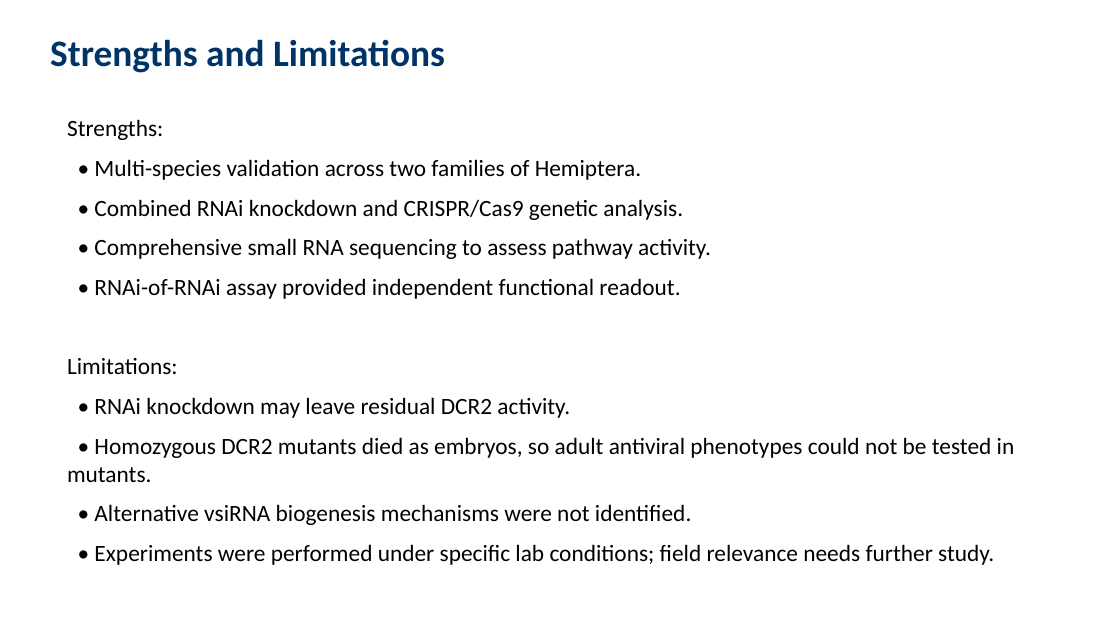
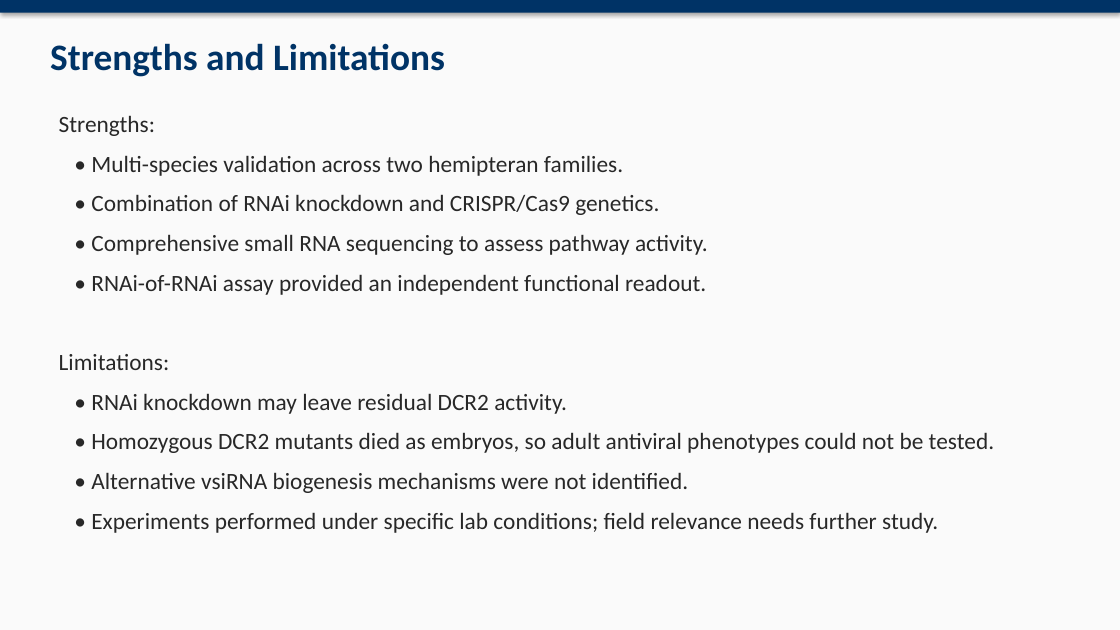
Before and after one commit to David-Mwania/Mwania-Project, a slide deck: slide 14 of Mwania Project/RNAi_Hemiptera_Presentation.pptx (slide 12 before the commit). Drawn at 1120x630 pixels with LibreOffice and Linux fonts; fonts in the diff are those of the drawing. Boxes give left, top, right and bottom in pixels: in the first picture for what was removed or moved away, otherwise in the second. Text is boxed around its words. In the diff, an @@ line names an element or a change of style, - is before the commit and + after.

Commit message:
Improve presentation design and embed paper figures

```diff
--- a/Mwania Project/RNAi_Hemiptera_Presentation.pptx
+++ b/Mwania Project/RNAi_Hemiptera_Presentation.pptx
@@ rectangle added at (x1=0, y1=0, x2=1120, y2=630), fill #FAFAFA @@
@@ rectangle added at (x1=0, y1=0, x2=1120, y2=13), fill #003366 @@
@@ text "Strengths and Limitations" moved from (x1=50, y1=39, x2=445, y2=73) to (x1=50, y1=43, x2=445, y2=77) @@
@@ text "Strengths:" moved from (x1=67, y1=119, x2=1015, y2=565) to (x1=59, y1=115, x2=994, y2=533) @@
@@ text at (x1=59, y1=115, x2=708, y2=493): text colour #000000 to #282828 in "Strengths:", "• Comprehensive small RNA sequencing to assess ...", "Limitations:", "• RNAi knockdown may leave residual DCR2 ..." and 1 more places @@
@@ text at (x1=91, y1=155, x2=659, y2=215): text changed; text colour #000000 to #282828 @@
-• Multi-species validation across two families of Hemiptera.
-• Combined RNAi knockdown and CRISPR/Cas9 genetic analysis.
+• Multi-species validation across two hemipteran families.
+• Combination of RNAi knockdown and CRISPR/Cas9 genetics.
@@ text at (x1=91, y1=274, x2=706, y2=295): text changed; text colour #000000 to #282828 @@
-• RNAi-of-RNAi assay provided independent functional readout.
+• RNAi-of-RNAi assay provided an independent functional readout.
@@ text at (x1=91, y1=432, x2=994, y2=453): text changed; text colour #000000 to #282828 @@
-• Homozygous DCR2 mutants died as embryos, so adult antiviral phenotypes could not be tested in mutants.
+• Homozygous DCR2 mutants died as embryos, so adult antiviral phenotypes could not be tested.
@@ text at (x1=91, y1=512, x2=938, y2=533): text changed; text colour #000000 to #282828 @@
-• Experiments were performed under specific lab conditions; field relevance needs further study.
+• Experiments performed under specific lab conditions; field relevance needs further study.
```
Also in this commit, not shown: 13 other slides changed, 2 slides added, 1 other file.
